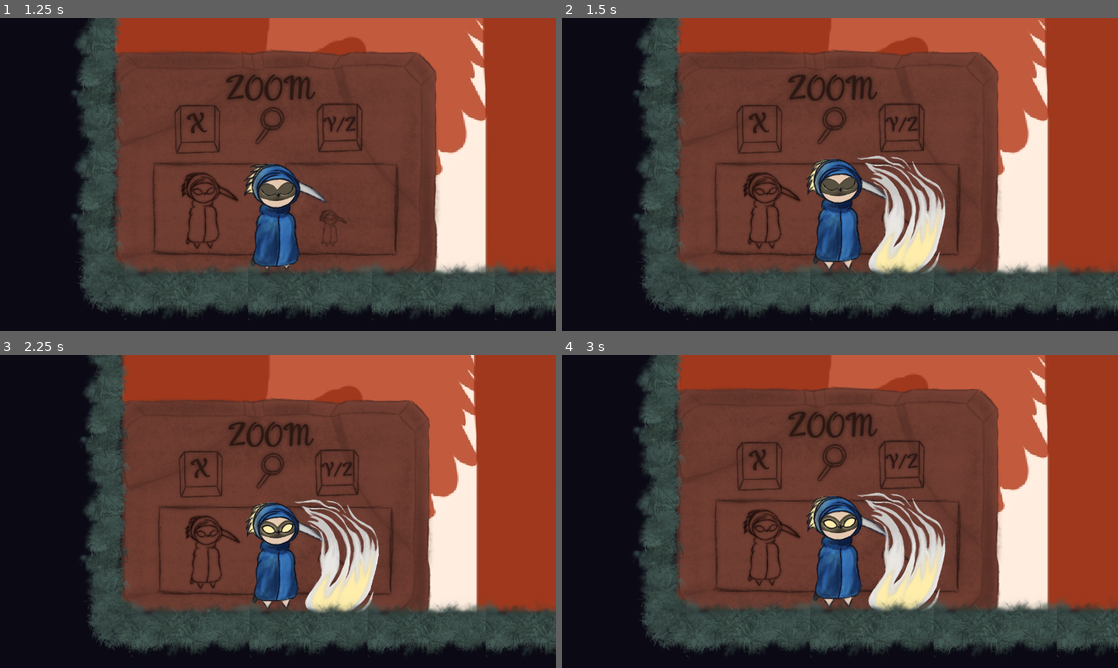
Above: before the commit, frames 1-4 (two rows, left to right).
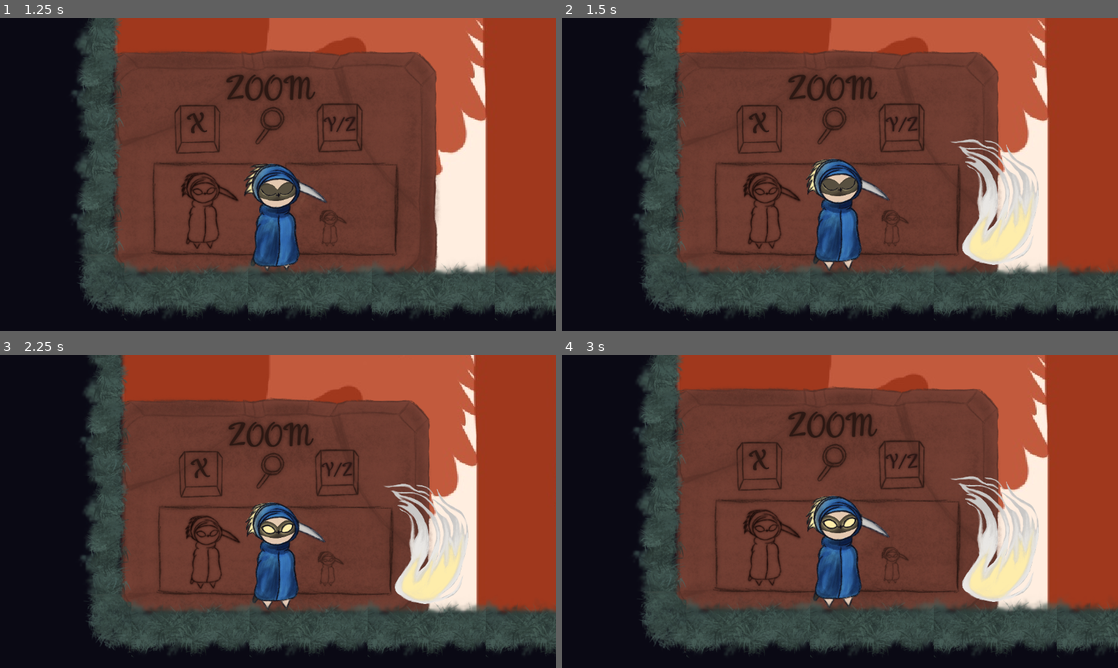
Above: after the commit, the same moments.

Repository: benitsch/Ludum-Dare-56
Game: Godot game, scene res://scenes/ui/main_menu.tscn
Same seed, same stepped clock (60 frames per second), same inputs: the game is played once before the commit and once after it.
Inputs (mouse positions are in pixels of both pictures, inside the frame that each line leads up to):
- Up to frame 1 (1.25 s): click "Start" at 0.5 s
- Up to frame 2 (1.5 s): tap Enter at 1.25 s; move the mouse to (962, 158) at 1.27 s; hold Right (attack_right) from 1.28 s (still down); hold X (ZoomIn) from 1.28 s (still down)
- Up to frame 3 (2.25 s): keep holding Right (attack_right); tap W (jump) at 1.52 s; tap R (reset) at 2 s; move the mouse to (166, 527) at 2.02 s; release X (ZoomIn) at 2.03 s; tap Z (ZoomOut) at 2.1 s
- Up to frame 4 (3 s): tap W (jump) at 2.27 s; tap R (reset) at 2.75 s; move the mouse to (895, 442) at 2.77 s; release Right (attack_right) at 2.78 s; hold Left (attack_left) from 2.78 s (still down); hold X (ZoomIn) from 2.78 s (still down)

Frame 1 is identical in both runs. In frame 2, 5.9% of the frame differs, in the area x 53-86%, y 38-82%; in frame 3, 5.4%; in frame 4, 5.9%.

Commit message:
[UPDATE] always show attack on top level

Diff:
--- a/scenes/player_hit_area.tscn
+++ b/scenes/player_hit_area.tscn
@@ -252,6 +252,7 @@
 }]
 
 [node name="PlayerHitArea" type="Node2D"]
+top_level = true
 script = ExtResource("1_caph2")
 
 [node name="AnimationPlayer" type="AnimationPlayer" parent="."]
